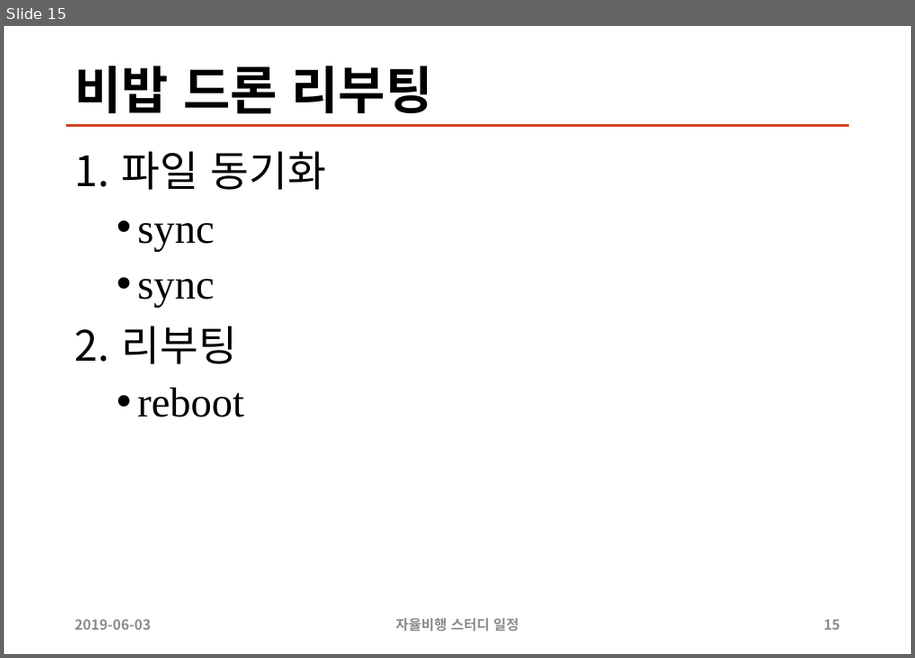
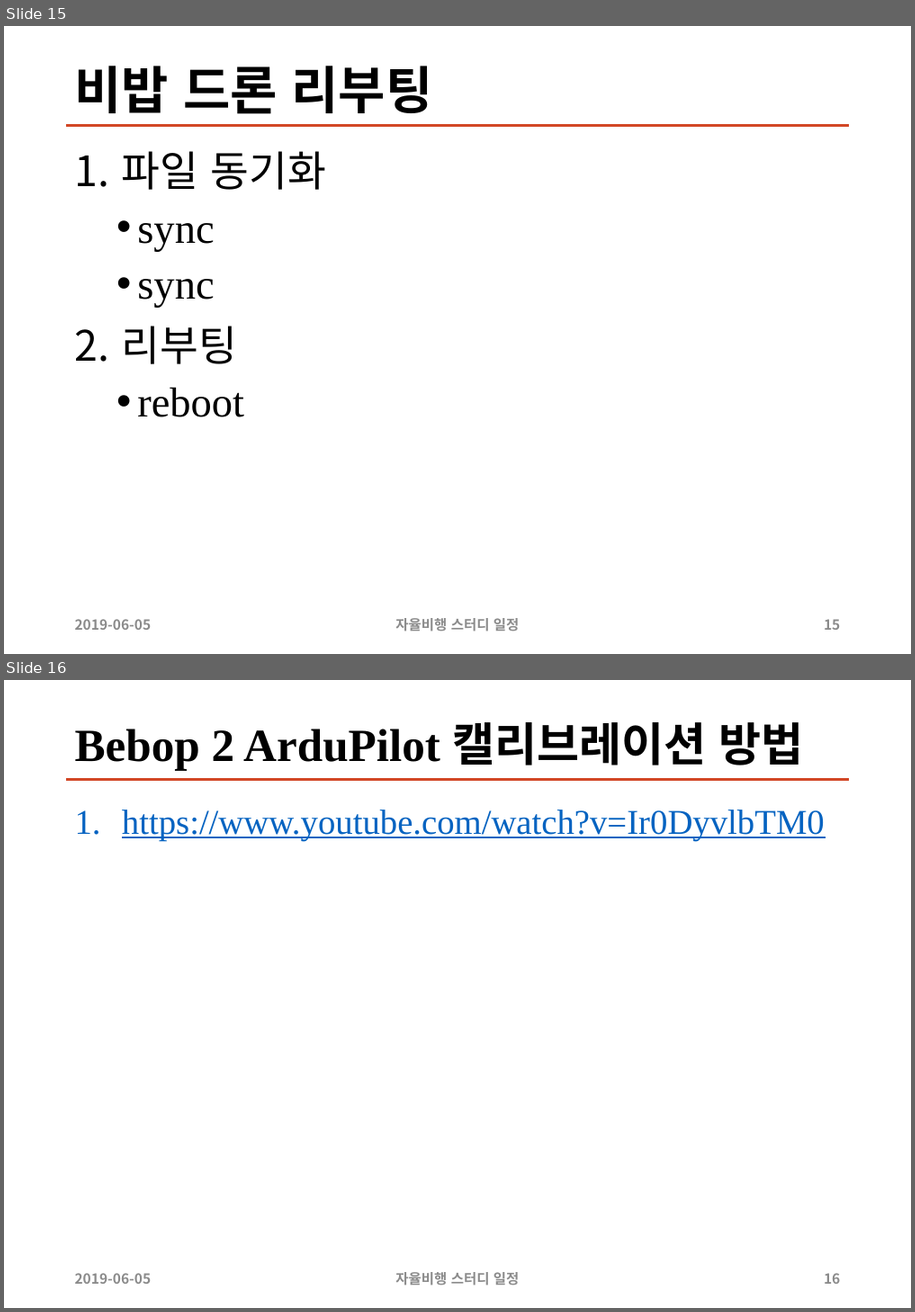
Before and after one commit to sunabove/autopilot_doc, a slide deck: 104 자율비행 스터디/910529 Bebop 드론 Arduiplot 주행 프로그램 업로드.pptx. Shown one above the other, each under a label of ours: slide 15 before the commit, slides 15 and 16 after it. The pictures are 915x658 and 915x1312 pixels, drawn with LibreOffice and Linux fonts; fonts in the diff are those of the drawing. Boxes give left, top, right and bottom in pixels: in the first picture for what was removed or moved away, otherwise in the second. Text is boxed around its words. In the diff, an @@ line names an element or a change of style, - is before the commit and + after.

```diff
--- a/104 자율비행 스터디/910529 Bebop 드론 Arduiplot 주행 프로그램 업로드.pptx
+++ b/104 자율비행 스터디/910529 Bebop 드론 Arduiplot 주행 프로그램 업로드.pptx
@@ slide 16 added at bbox=[4, 680, 911, 1308], background #FFFFFF; not listed: 1 template element that a slide beside it also shows @@
@@ title added at bbox=[75, 722, 804, 771], 39.6 pt, text #000000, bold @@
+Bebop 2 ArduPilot 캘리브레이션 방법
@@ text added at bbox=[122, 810, 825, 841], 30 pt, text #0563C1, underline @@
+1. https://www.youtube.com/watch?v=Ir0DyvlbTM0
@@ text added at bbox=[75, 1273, 152, 1284], 12 pt, text #8C8C8C, bold @@
+2019-06-05
@@ text added at bbox=[396, 1272, 519, 1286], 12 pt, text #8C8C8C, bold @@
+자율비행 스터디 일정
@@ page number added at bbox=[824, 1273, 840, 1284], 12 pt, text #8C8C8C, bold @@
+16
@@ slide 15 changed as well @@
@@ text at bbox=[75, 619, 152, 630]: text changed @@
-2019-06-03
+2019-06-05
```
Also in this commit, not shown: 15 other slides changed.
